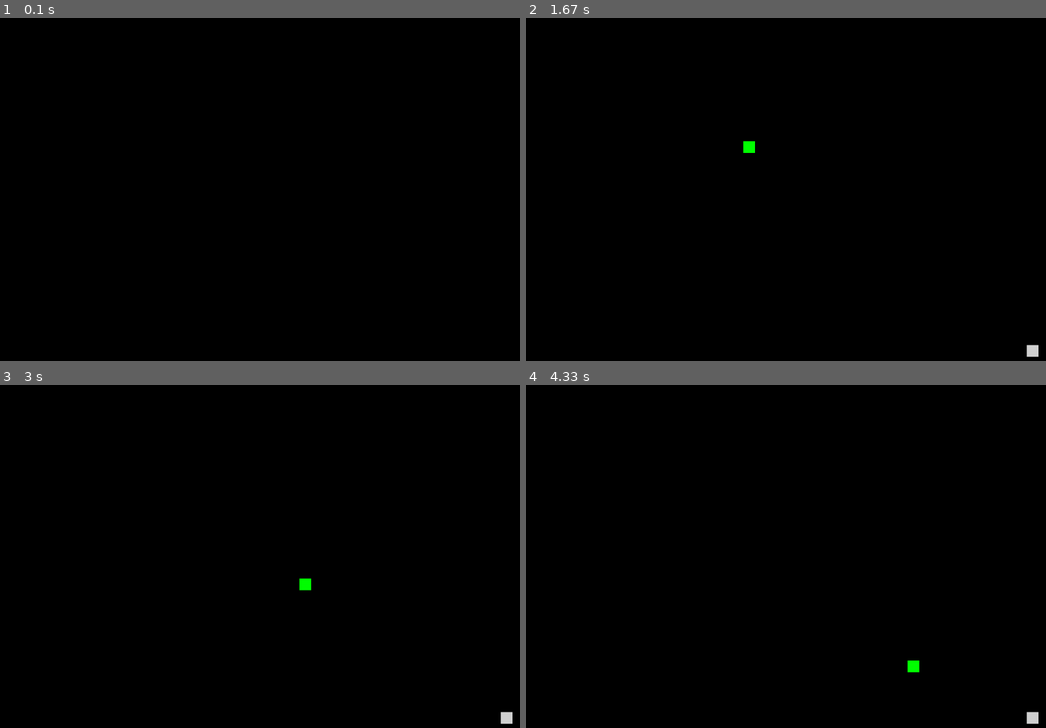
Above: before the commit, frames 1-4 (two rows, left to right).
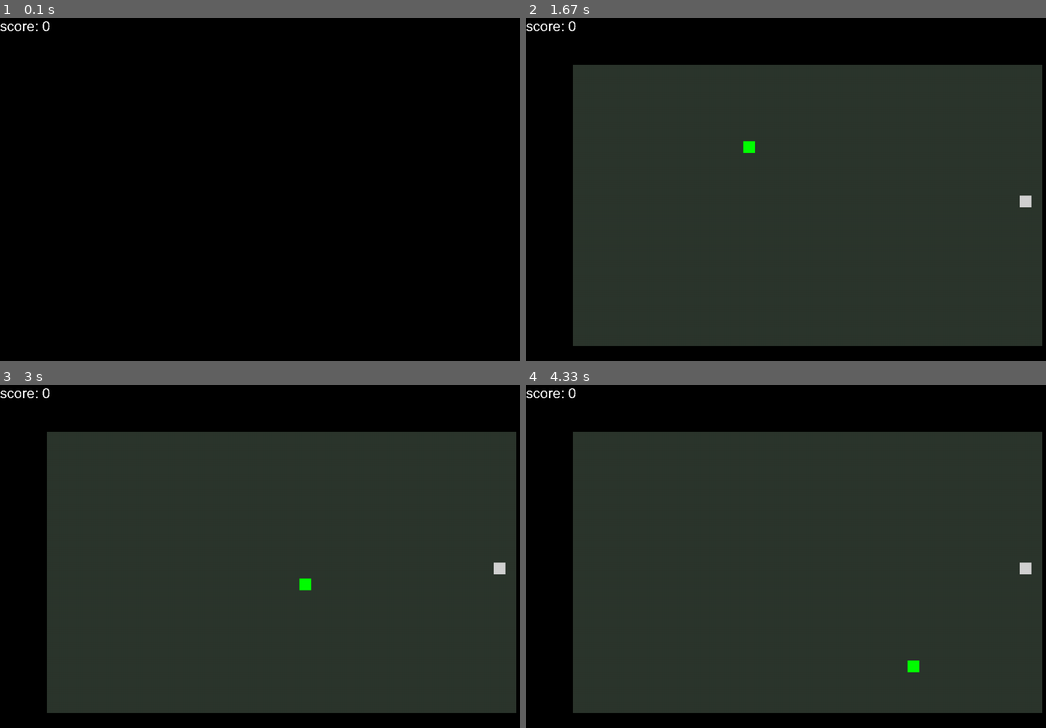
Above: after the commit, the same moments.

Repository: 2som/pygame_Snake
Game: pygame game, started from app.py
Two runs of this game, one before a commit and one after it. Both use one fixed random seed, a clock stepped at 60 frames per second and the inputs below.
Inputs:
- Up to frame 1 (0.1 s): no input
- Up to frame 2 (1.67 s): hold Right 0.33-0.8 s; hold Up 0.83-1.3 s; hold Right from 1.33 s (still down)
- Up to frame 3 (3 s): release Right at 1.8 s; hold Down 2.4-2.7 s
- Up to frame 4 (4.33 s): hold Right 3.57-4.2 s; hold Down from 4.23 s (still down)

The runs differ from the first frame. In frame 1, 0.1% of the frame differs, in the area x 0-10%, y 0-4%; in frame 2, 74%; in frame 3, 74%, in the area x 0-100%, y 0-99%; in frame 4, 74%.

Commit message:
Add text with score

Diff:
--- a/Config.py
+++ b/Config.py
@@ -2,6 +2,9 @@
     def __init__(self):
         self.screen_width = 1200
         self.screen_height = 800
+        self.board_width = 1000
+        self.board_height = 600
+        self.board_offset = 100
         self.blockConfig = {
             "width": 25,
             "height": 25,
@@ -11,7 +14,8 @@
                 "green": (0, 255, 0),
                 "yellow": (240, 230, 0),
                 "grey": (210, 210, 210),
-                "orange": (250, 150, 25)
+                "orange": (250, 150, 25),
+                "very_dark_green": (44, 54, 45)
             }
         }
         self.snake_speed = 25
--- a/app.py
+++ b/app.py
@@ -4,6 +4,7 @@
 from src.objects.BlockSpawner import BlockSpawner
 from src.objects.Snake import Snake
 from src.objects.BlockFacade import BlockFacade
+from src.objects.Board import Board
 from src.components.Button import Button
 
 class App:
@@ -13,6 +14,7 @@
         self.setup_settings_and_screen()
         self.initialize_objects()
         self.state = 1
+        self.score = 0
 
     def setup_settings_and_screen(self):
         pygame.init()
@@ -31,6 +33,14 @@
         pygame.display.set_caption("Snake")
 
     def initialize_objects(self):
+        self.board = Board(
+            self.SETTINGS.blockConfig.get("colors").get("very_dark_green"),
+            self.SETTINGS.board_offset,
+            self.SETTINGS.board_offset,
+            self.SETTINGS.board_width,
+            self.SETTINGS.board_height
+        )
+
         self.blockFacade = BlockFacade(self.SETTINGS.blockConfig)
 
         self.snake = Snake(self.screen, self.blockFacade.createMovableBlock(
@@ -64,16 +74,18 @@
         while True:
             if self.state == 1:
                 time += clock.get_time()
+                myfont = pygame.font.SysFont('Arial', 30)
+                textsurface = myfont.render(f'score: {self.score}', False, (255, 255, 255))
+
                 if time >= 100:
                     if not self.current_spawned_rect:
                         self.spawn_rect()
                     self.screen.fill((0, 0, 0))
+                    self.board.draw(self.screen)
                     self.check_events(pygame.event.get())
                     self.check_collisions()
                     self.update_screen()
-
                     time = 0
-
             else:
                 self.screen.fill((0, 0, 0))
                 self.try_again_btn.draw(self.screen)
@@ -81,12 +93,10 @@
 
                 self.check_events(pygame.event.get())
 
+            self.screen.blit(textsurface,(0,0))
+            pygame.display.flip()
 
-
-
-            pygame.display.flip()
             clock.tick(100)
-
 
     def check_events(self, events):
         for event in events:
@@ -129,7 +139,7 @@
         if self.snake.eats_himself():
             self.state = 0
 
-        if (self.snake_is_outside_of_screen()):
+        if (self.snake_is_outside_of_board()):
             self.state = 0
 
         if self.snake.head.rect.colliderect(self.current_spawned_rect.rect):
@@ -138,17 +148,19 @@
             self.snake.eat(new_snake_part)
             self.rects.append(new_snake_part)
             self.current_spawned_rect = None
+            self.score += 1
 
     def restart(self):
         self.rects = []
         self.current_spawned_rect = None
         self.initialize_objects()
         self.state = 1
+        self.score = 0
 
-    def snake_is_outside_of_screen(self):
-        return (self.snake.head.rect.x > self.SETTINGS.screen_width or
-                self.snake.head.rect.x < 0 or
-                self.snake.head.rect.y > self.SETTINGS.screen_height or
-                self.snake.head.rect.y < 0)
+    def snake_is_outside_of_board(self):
+        return (self.snake.head.rect.x > self.SETTINGS.board_width + self.SETTINGS.board_offset or
+                self.snake.head.rect.x < self.SETTINGS.board_offset or
+                self.snake.head.rect.y > self.SETTINGS.board_height + self.SETTINGS.board_offset or
+                self.snake.head.rect.y < self.SETTINGS.board_offset)
 
 App().run()
--- a/src/objects/BlockSpawner.py
+++ b/src/objects/BlockSpawner.py
@@ -3,8 +3,9 @@
 class BlockSpawner:
     def __init__(self, settings):
         self.rules = {
-            "max_x": settings.screen_width,
-            "max_y": settings.screen_height
+            "max_x": settings.board_width + settings.board_offset,
+            "max_y": settings.board_height + settings.board_offset,
+            "offset": settings.board_offset
         }
         self.last_spawned_positions = []
         self.blockConfig = settings.blockConfig
@@ -27,8 +28,12 @@
         return [x, y]
 
     def _get_random_coords(self):
-        x = random.randint(0, self.rules.get("max_x", 1200) - self.blockConfig.get("width", 50))
-        y = random.randint(0, self.rules.get("max_y", 800) - self.blockConfig.get("width", 50))
+        x = random.randint(
+            self.rules.get("offset") + self.blockConfig.get("width", 50),
+            self.rules.get("max_x", 1200) - self.blockConfig.get("width", 50))
+        y = random.randint(
+            self.rules.get("offset") + self.blockConfig.get("width", 50),
+            self.rules.get("max_y", 800) - self.blockConfig.get("width", 50))
         return [x, y]
 
     def _check_if_random_coords_are_random_enough(self, x, y):
--- /dev/null
+++ b/src/objects/Board.py
@@ -0,0 +1,12 @@
+import pygame
+
+class Board:
+    def __init__(self, color, x,y, width, height):
+        self.color = color
+        self.x = x
+        self.y = y
+        self.width = width
+        self.height = height
+
+    def draw(self, screen):
+        pygame.draw.rect(screen, self.color, (self.x, self.y, self.width, self.height), 0)
